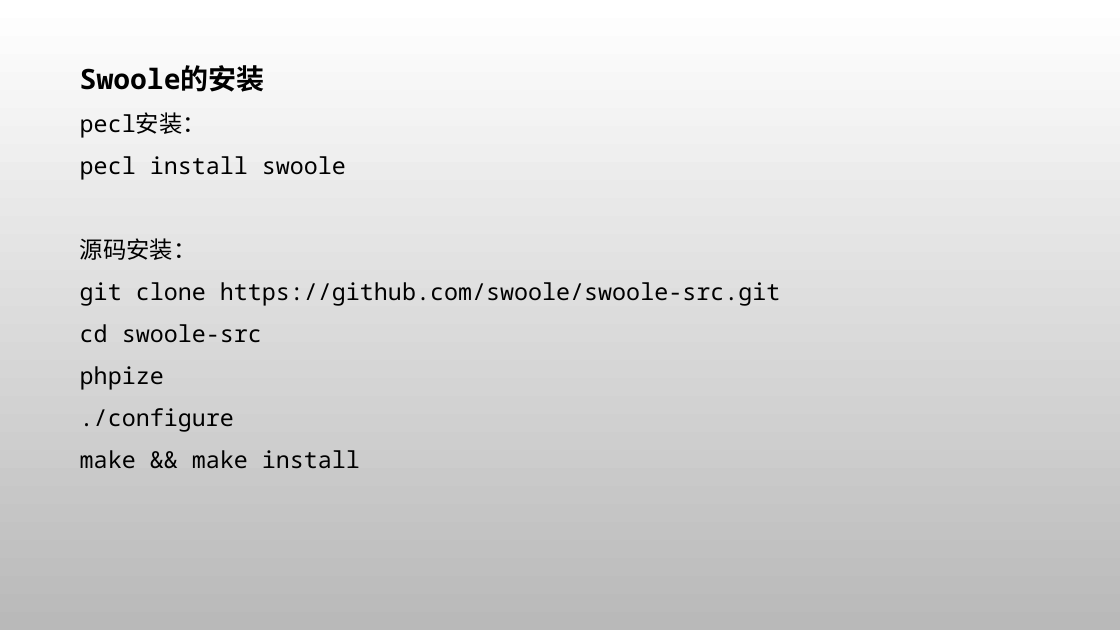
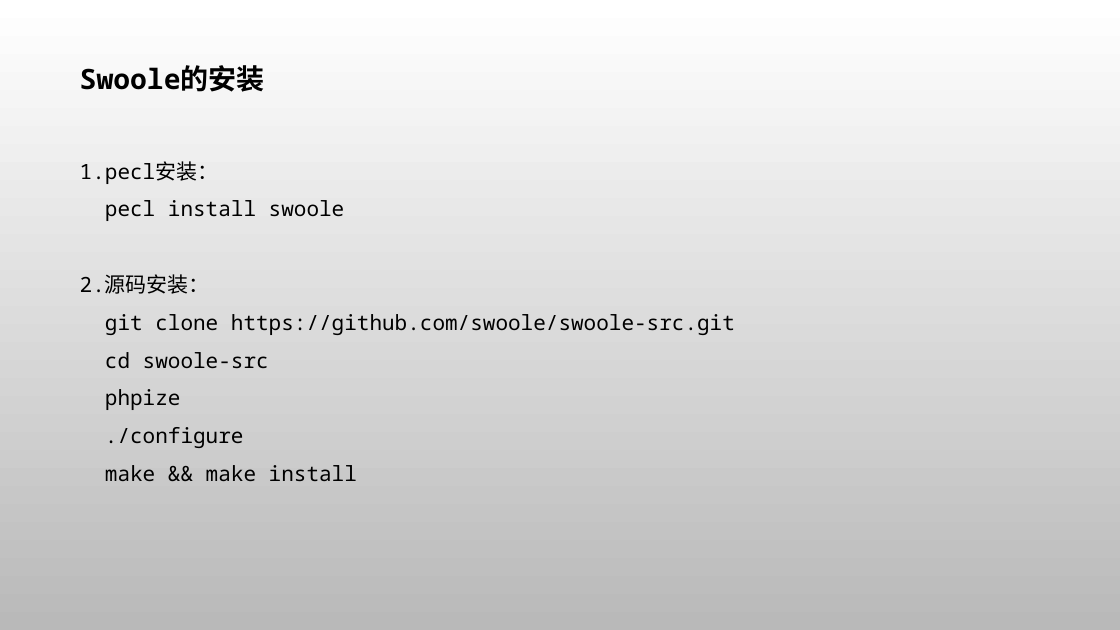
Before and after one commit to zhimma/swoole-demo, a slide deck: slide 3 of swoole.pptx. Drawn at 1120x630 pixels with LibreOffice and Linux fonts; fonts in the diff are those of the drawing. Boxes give left, top, right and bottom in pixels: in the first picture for what was removed or moved away, otherwise in the second. Text is boxed around its words. In the diff, an @@ line names an element or a change of style, - is before the commit and + after.

```diff
--- a/swoole.pptx
+++ b/swoole.pptx
@@ text at (80, 161, 219, 184): text changed; size 20 to 18 pt @@
-pecl安装：
+1.pecl安装：
@@ text at (105, 200, 735, 481): size 20 to 18 pt in "pecl install swoole", "git clone https://github.com/swoole/swoole-src.git", "cd swoole-src", "phpize" and 2 more places @@
@@ text at (80, 274, 210, 294): text changed; size 20 to 18 pt @@
-源码安装：
+2.源码安装：
```
Also in this commit, not shown: 5 other slides changed, 1 slide added, 5 other files.
